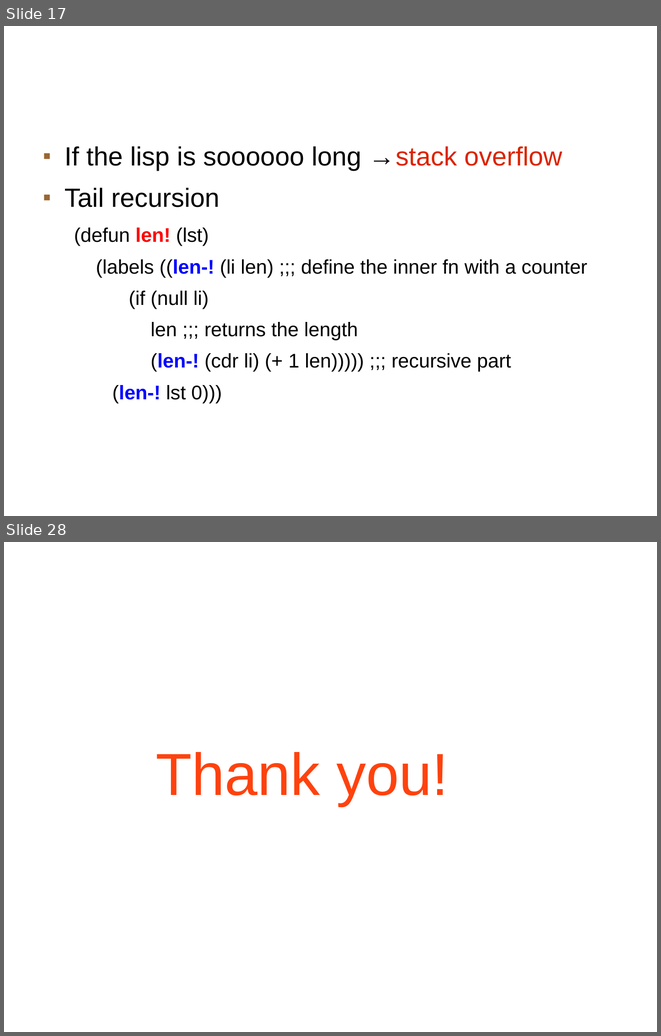
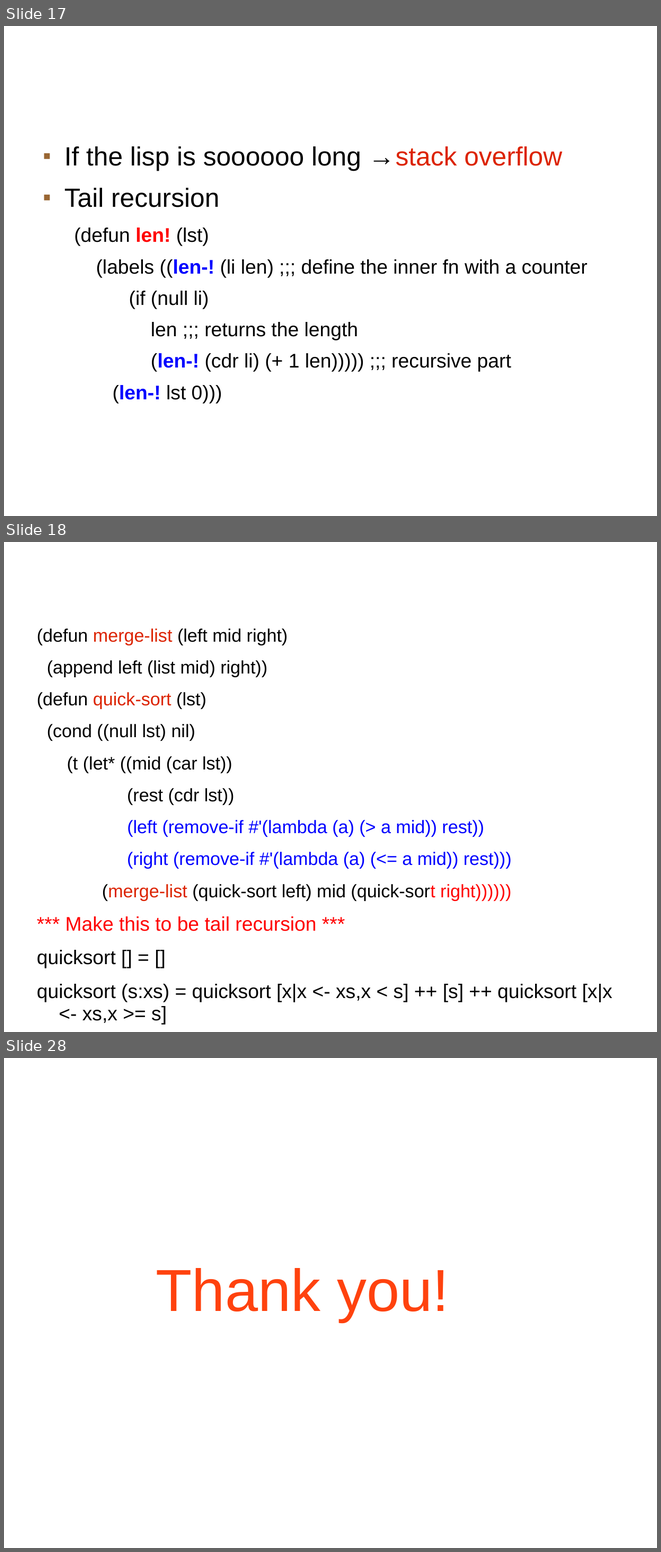
Before and after one commit to gadmyth/heroku-cl-example, a slide deck: public/Basic.Introduction.To.Lisp.ppt. Shown one above the other, each under a label of ours: slides 17 and 28 before the commit, slides 17, 18 and 28 after it; the slides between them are not shown. The pictures are 661x1036 and 661x1552 pixels, drawn with LibreOffice and Linux fonts; fonts in the diff are those of the drawing; background and template pictures are left out. Boxes give left, top, right and bottom in pixels: in the first picture for what was removed or moved away, otherwise in the second. Text is boxed around its words. In the diff, an @@ line names an element or a change of style, - is before the commit and + after.

```diff
--- a/public/Basic.Introduction.To.Lisp.ppt
+++ b/public/Basic.Introduction.To.Lisp.ppt
@@ slide 18 added at bbox=[4, 542, 657, 1032], background picture (left out) @@
@@ title added at bbox=[34, 542, 622, 624], 44 pt, text #FFFFFF, bold @@
+Quick Sort
@@ text added at bbox=[37, 628, 612, 1024], 22 pt, text #000000 @@
+(defun merge-list (left mid right)
+(append left (list mid) right))
+(defun quick-sort (lst)
+(cond ((null lst) nil)
+(t (let* ((mid (car lst))
+(rest (cdr lst))
+(left (remove-if #'(lambda (a) (> a mid)) rest))
+(right (remove-if #'(lambda (a) (<= a mid)) rest)))
+(merge-list (quick-sort left) mid (quick-sort right))))))
+*** Make this to be tail recursion ***
+quicksort [] = []
+quicksort (s:xs) = quicksort [x|x <- xs,x < s] ++ [s] ++ quicksort [x|x <- xs,x >= s]
```
Also in this commit, not shown: 21 slides changed, 1 slide removed, 2 other files.
